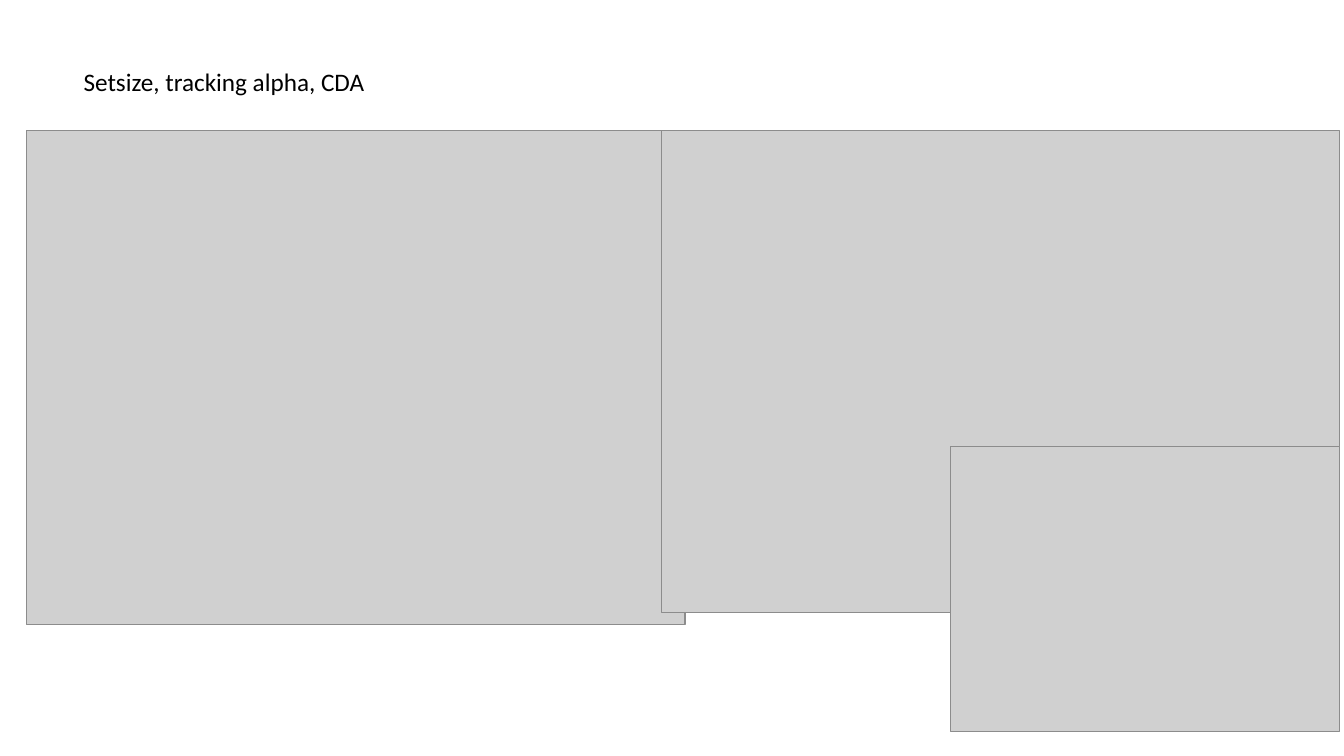
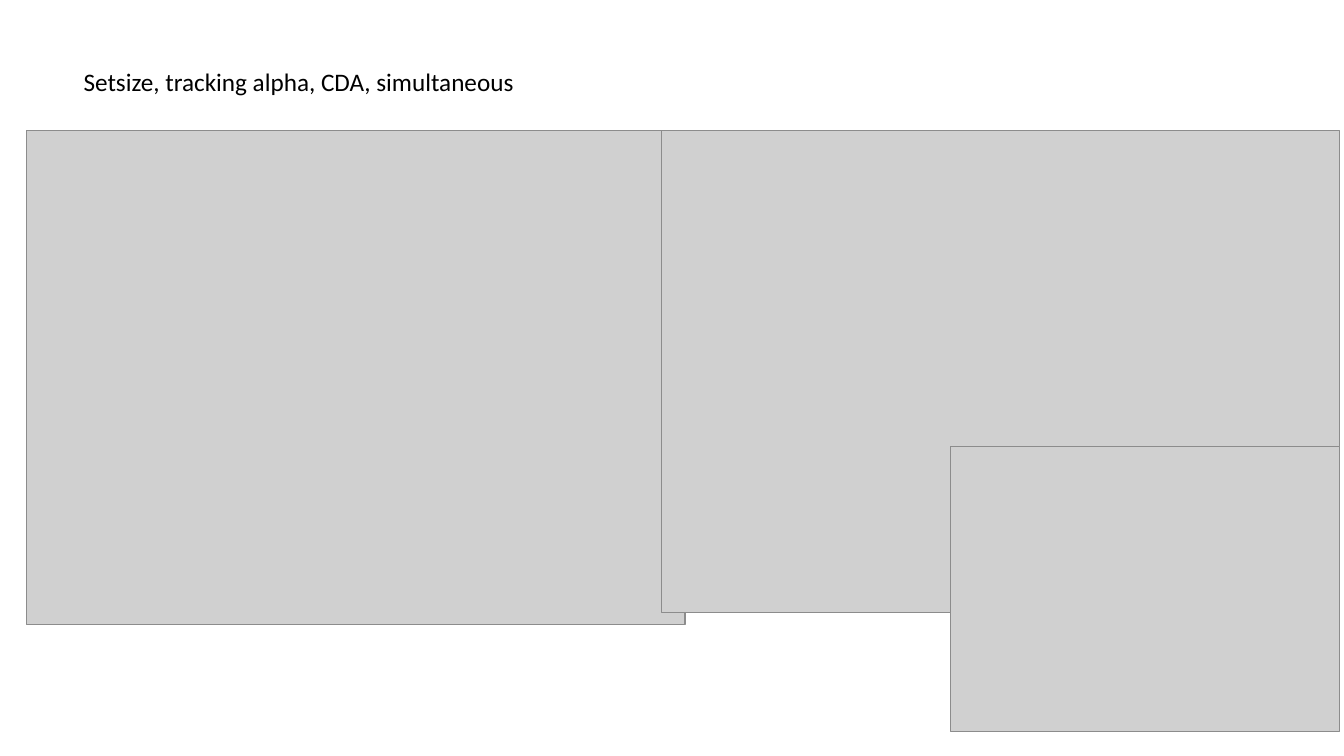
Before and after one commit to oberauer/IM.Simulation, a slide deck: slide 150 of IMSim.Mediated.Results.pptx (slide 148 before the commit). Drawn at 1344x756 pixels with LibreOffice and Linux fonts; fonts in the diff are those of the drawing; grey boxes stand for pictures. Boxes give left, top, right and bottom in pixels: in the first picture for what was removed or moved away, otherwise in the second. Text is boxed around its words. In the diff, an @@ line names an element or a change of style, - is before the commit and + after.

```diff
--- a/IMSim.Mediated.Results.pptx
+++ b/IMSim.Mediated.Results.pptx
@@ text at <box>84,73,513,96</box>: text changed @@
-Setsize, tracking alpha, CDA
+Setsize, tracking alpha, CDA, simultaneous
```
Also in this commit, not shown: 6 other slides changed, 9 slides added, 3 slides removed.
